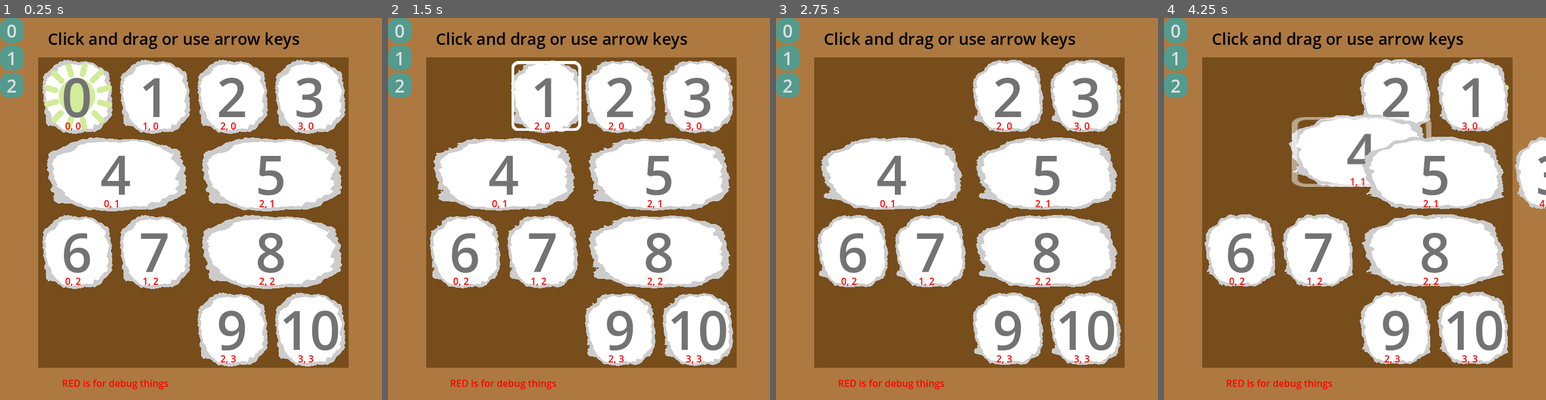
Above: before the commit, frames 1-4 (left to right).
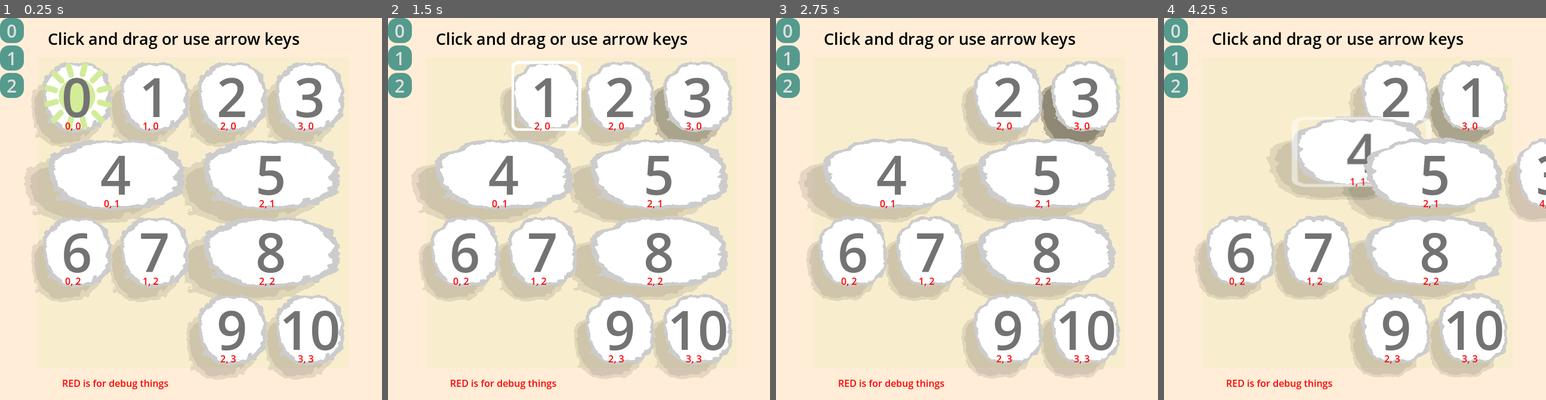
Above: after the commit, the same moments.

Repository: firelighted/comfyjam2026_slidingsun
Game: Godot game, scene res://scenes_scripts/main_2d.tscn
The game is run twice, just before and just after one commit, with the same random seed, the same clock (stepped at 60 frames per second) and the same inputs. The engine's default icon, where the game draws it, is replaced by a stand-in: a white triangle on a blue panel in a dark square.
Inputs (mouse positions are in pixels of both pictures, inside the frame that each line leads up to):
- Up to frame 1 (0.25 s): no input
- Up to frame 2 (1.5 s): drag from (464, 94) to (621, 94) at 0.52 s; drag from (540, 94) to (674, 94) at 1.27 s
- Up to frame 3 (2.75 s): move the mouse to (1009, 94) at 2.02 s; hold Right (ui_right) from 2.03 s (still down); click (1009, 94) at 2.17 s
- Up to frame 4 (4.25 s): release Right (ui_right) at 2.75 s; drag from (1473, 94) to (1435, 174) at 2.77 s; drag from (1278, 174) to (1397, 94) at 3.52 s

The runs differ from the first frame. In frame 1, 62% of the frame differs, in the area x 0-100%, y 0-100%; in frame 2, 64%; in frame 3, 68%; in frame 4, 68%.

Commit message:
cloud shadows

Diff:
--- a/scenes_scripts/block.tscn
+++ b/scenes_scripts/block.tscn
@@ -17,10 +17,21 @@
 seamless = true
 noise = SubResource("FastNoiseLite_gsa67")
 
+[sub_resource type="ShaderMaterial" id="ShaderMaterial_5m840"]
+shader = ExtResource("1_ygfc3")
+shader_parameter/height = 0.35
+shader_parameter/width = 0.34
+shader_parameter/radius = 0.27
+shader_parameter/speed = 0.02
+shader_parameter/edge_source = 0.0
+shader_parameter/edge_color = Color(0, 0, 0, 0.0980392)
+shader_parameter/inner_color = Color(0, 0, 0, 0.411765)
+shader_parameter/noise = SubResource("NoiseTexture2D_w5jev")
+
 [sub_resource type="ShaderMaterial" id="ShaderMaterial_aba2b"]
 shader = ExtResource("1_ygfc3")
-shader_parameter/height = 0.37
-shader_parameter/width = 0.35
+shader_parameter/height = 0.35
+shader_parameter/width = 0.34
 shader_parameter/radius = 0.27
 shader_parameter/speed = 0.02
 shader_parameter/edge_source = 0.0
@@ -48,16 +59,25 @@
 [node name="CollisionShape2D2" type="CollisionShape2D" parent="Clickable"]
 shape = SubResource("RectangleShape2D_nichk")
 
+[node name="shadow" type="Sprite2D" parent="Clickable"]
+material = SubResource("ShaderMaterial_5m840")
+position = Vector2(-20, 24)
+texture = ExtResource("2_80yha")
+region_rect = Rect2(45, 45, 405, 405)
+
 [node name="base_texture" type="Sprite2D" parent="Clickable"]
+z_index = 100
 material = SubResource("ShaderMaterial_aba2b")
 texture = ExtResource("2_80yha")
 region_rect = Rect2(45, 45, 405, 405)
 
 [node name="selected_texture" type="Sprite2D" parent="Clickable"]
+z_index = 100
 scale = Vector2(0.9, 0.9)
 texture = ExtResource("3_lgxio")
 
 [node name="special_texture" type="Sprite2D" parent="."]
+z_index = 100
 region_rect = Rect2(45, 45, 405, 405)
 
 [node name="palette" type="Sprite2D" parent="."]
@@ -66,6 +86,7 @@
 texture = ExtResource("4_kqftf")
 
 [node name="Label" type="Label" parent="."]
+z_index = 100
 anchors_preset = 8
 anchor_left = 0.5
 anchor_top = 0.5
@@ -83,6 +104,7 @@
 vertical_alignment = 1
 
 [node name="DEBUG_array_idxs" type="Label" parent="."]
+z_index = 100
 offset_left = -20.0
 offset_top = 38.0
 offset_right = 20.0
--- a/scenes_scripts/main_2d.tscn
+++ b/scenes_scripts/main_2d.tscn
@@ -46,7 +46,7 @@
 texture = ExtResource("2_31q7j")
 
 [node name="midground" type="TextureRect" parent="UI"]
-self_modulate = Color(0.68, 0.47294, 0.2516, 1)
+self_modulate = Color(1, 0.929412, 0.843137, 1)
 layout_mode = 1
 anchors_preset = 15
 anchor_right = 1.0
@@ -91,7 +91,7 @@
 script = ExtResource("1_5ua2j")
 
 [node name="valid_tile_area_bkgd" type="Sprite2D" parent="Main2D"]
-self_modulate = Color(0.302872, 0.175993, 2.40654e-08, 0.572549)
+self_modulate = Color(0.826925, 0.93, 0.6045, 0.168627)
 position = Vector2(0, 1.43051e-06)
 scale = Vector2(4, 4)
 texture = ExtResource("2_bb1j8")
@@ -100,7 +100,7 @@
 [node name="BlockParent" type="Node2D" parent="Main2D"]
 
 [node name="Block" parent="Main2D/BlockParent" instance=ExtResource("6_6y1a6")]
-position = Vector2(-160, -162)
+position = Vector2(-152, -146)
 
 [node name="palette" type="Sprite2D" parent="Main2D"]
 position = Vector2(323, -107)
--- /dev/null
+++ b/shaders/cloud_shadow_tile.gdshader
@@ -0,0 +1,57 @@
+shader_type canvas_item;
+// Credit to H29 on GodotShaders.com
+// https://godotshaders.com/shader/draws-a-rounded-rectangle-with-animated-distorted-edges/
+
+uniform float height: hint_range(0.0, 0.5, 0.01) = 0.0;//Rectangle height
+uniform float width: hint_range(0.0, 0.5, 0.01) = 0.0;//Rectangle width
+uniform float radius: hint_range(0.0, 0.5, 0.01) = 0.0;//Rectangle corner radius
+uniform float speed: hint_range(0.0, 1.0, 0.01) = 0.0;//Distortion speed
+uniform float edge_source: hint_range(0.0, 1.0, 0.01) = 0.0;//Distortion strength
+uniform vec4 edge_color : source_color;//Edge color
+uniform vec4 inner_color : source_color;//Inner color
+uniform float shadow_distance: hint_range(0.0, 0.5, 0.01) = 0.05;
+uniform vec4 shadow_color : source_color = vec4(0.0, 0.0, 0.0, 0.5); // gray + alpha
+uniform float shadow_angle: hint_range(0.0, 6.28318, 0.01) = 0.0; // radians
+
+uniform sampler2D noise;
+
+
+//Signed distance function for rounded rectangle
+float sd_round_rect(vec2 p, vec2 s, float r)
+{
+    vec2 q = abs(p) - s + r;
+    return min(max(q.x, q.y), 0.0) + length(max(q, 0.0)) - r;
+}
+
+void fragment() {
+    vec2 uv = UV;
+    float noise_r = texture(noise, fract(TIME * speed + uv)).r;
+    float d = sd_round_rect(uv - 0.5, vec2(width, height), radius);
+
+    float m = step(d - noise_r * 0.1, 0.0);
+    float m2 = step(d - noise_r * 0.1 - 0.05, 0.0);
+    float m3 = m2 - m;
+
+    vec4 edge = m3 * edge_color;
+    vec4 inner = m * inner_color;
+    vec4 top = mix(edge, inner, inner.a);
+
+    // Compute 2D shadow offset from angle and distance
+    vec2 shadow_offset = vec2(cos(shadow_angle), sin(shadow_angle)) * shadow_distance;
+
+    // Sample SDF and noise at the shifted UV so the shadow appears at the offset
+    vec2 uv_shadow = uv - shadow_offset; // subtract so shape at uv_shadow casts shadow at uv
+    float noise_r_shadow = texture(noise, fract(TIME * speed + uv_shadow)).r;
+    float d_shadow = sd_round_rect(uv_shadow - 0.5, vec2(width, height), radius);
+
+    // Shadow exists where the shape would be at the shadow position
+    float shadow_mask = step(d_shadow - noise_r_shadow * 0.1, 0.0);
+
+    // Only show shadow where original is transparent
+    float shadow_only = shadow_mask * (1.0 - m);
+
+    vec4 shadow = shadow_only * shadow_color;
+
+    // Composite: shadow below the drawn pixels
+    COLOR = mix(shadow, top, clamp(top.a, 0.0, 1.0));
+}
Not shown: 1 places in scenes_scripts/block.tscn that only renumber resources
